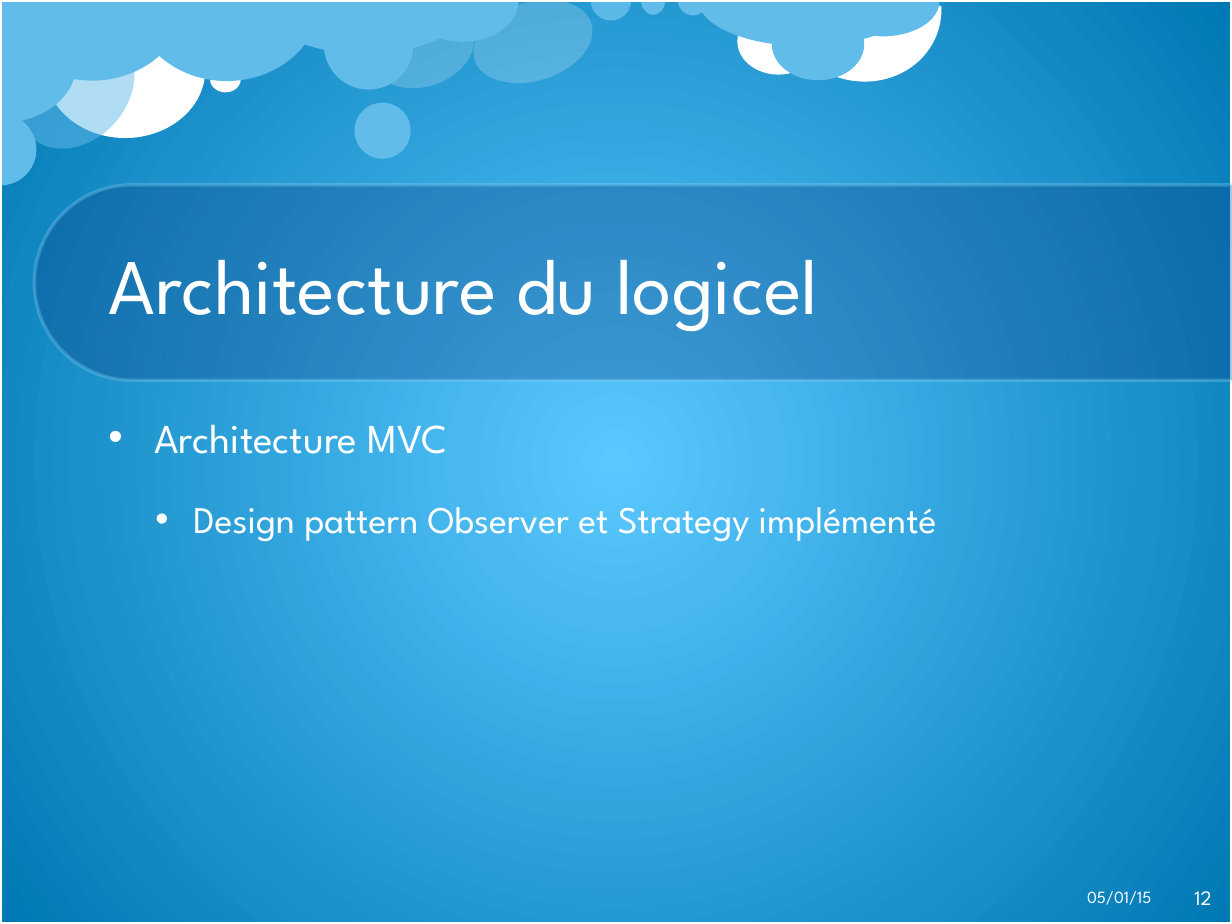
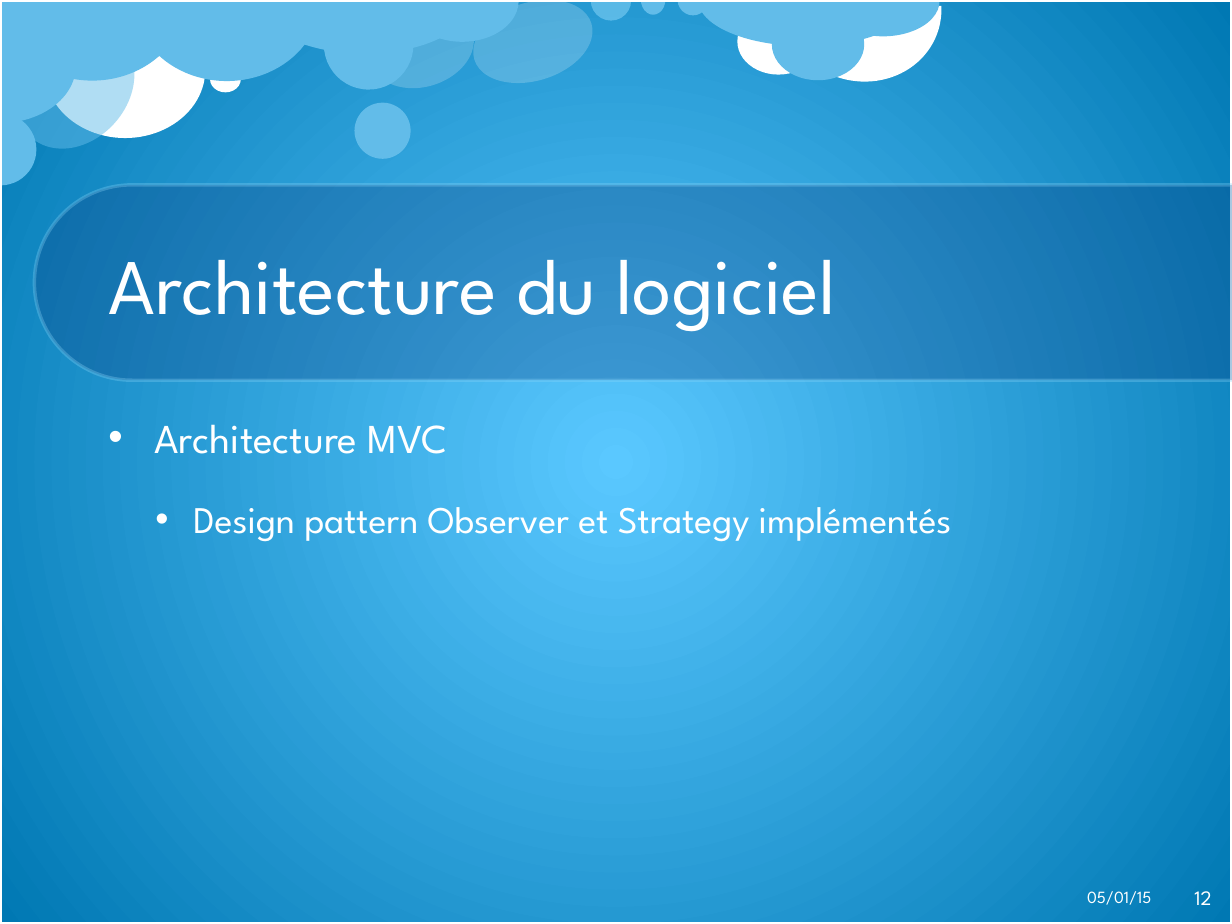
Before and after one commit to Aveys/Les-tresors-de-Java, a slide deck: slide 12 of Livraison/Soutenance.pptx. Drawn at 1232x924 pixels with LibreOffice and Linux fonts; fonts in the diff are those of the drawing; background and template pictures are left out. Boxes give left, top, right and bottom in pixels: in the first picture for what was removed or moved away, otherwise in the second. Text is boxed around its words. In the diff, an @@ line names an element or a change of style, - is before the commit and + after.

```diff
--- a/Livraison/Soutenance.pptx
+++ b/Livraison/Soutenance.pptx
@@ title at (x1=108, y1=260, x2=836, y2=332): text changed @@
-Architecture du logicel
+Architecture du logiciel
@@ text at (x1=193, y1=507, x2=952, y2=542): text changed @@
-  • Design pattern Observer et Strategy implémenté
+  • Design pattern Observer et Strategy implémentés
```
Also in this commit, not shown: 8 other slides changed, 1 other file.
